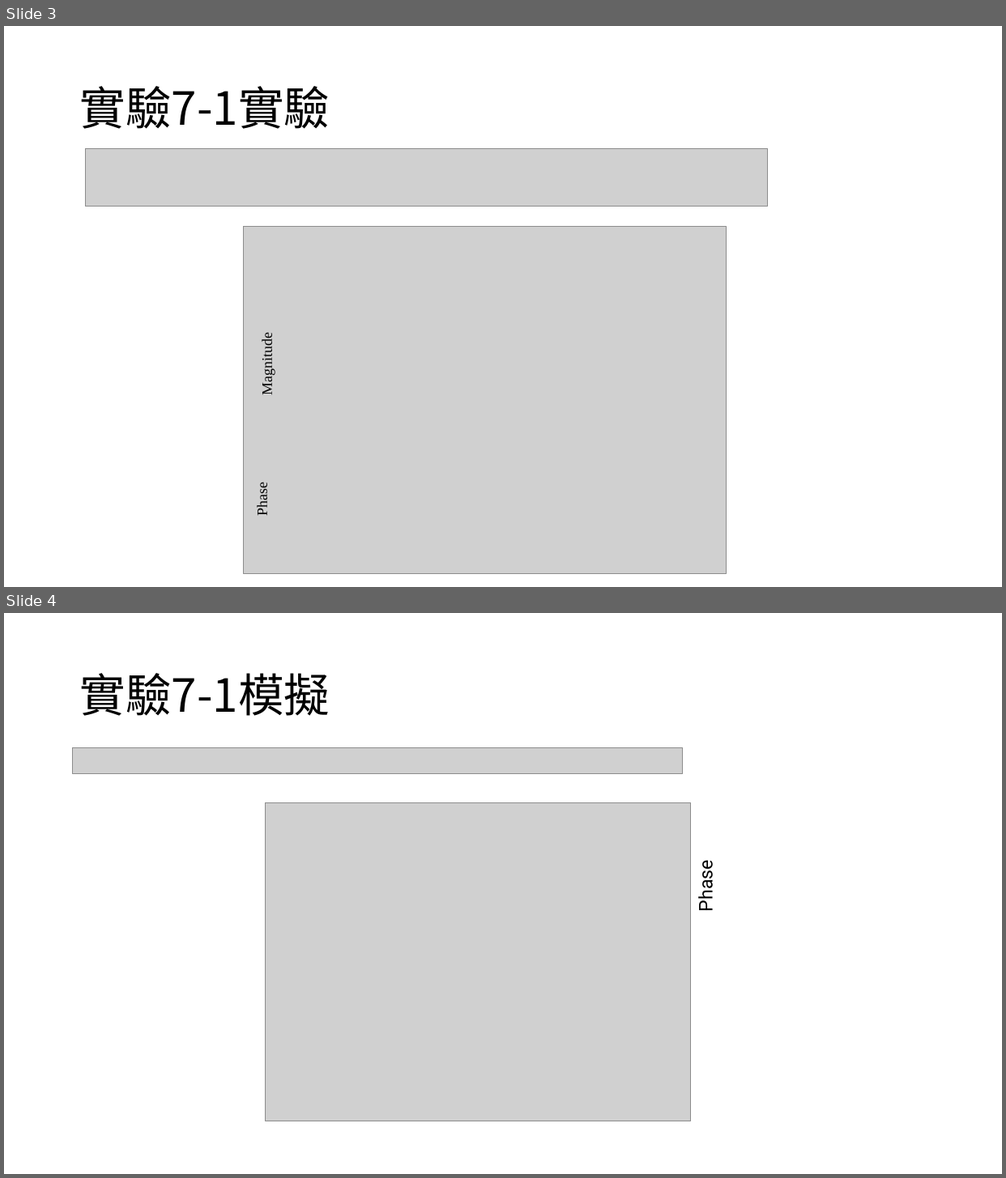
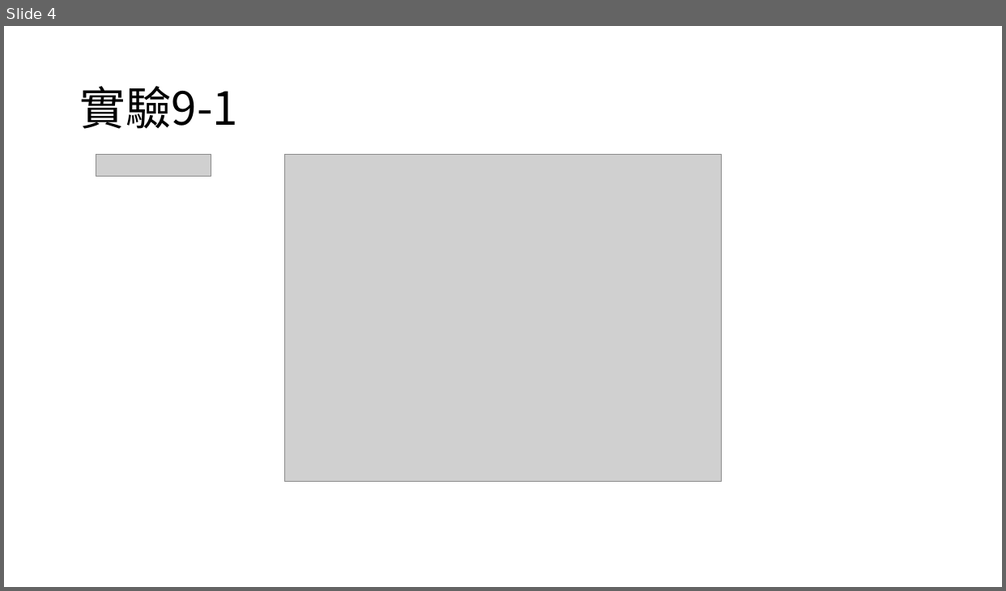
Before and after one commit to yeyi58095/control_lab, a slide deck: 實驗九/presentation/實驗九_第二組_葉彥辰_郭亮佑_蘇昱嘉.pptx. Shown one above the other, each under a label of ours: slides 3 and 4 before the commit, slide 4 after it. The pictures are 1006x1178 and 1006x591 pixels, drawn with LibreOffice and Linux fonts; fonts in the diff are those of the drawing; grey boxes stand for pictures. Boxes give left, top, right and bottom in pixels: in the first picture for what was removed or moved away, otherwise in the second. Text is boxed around its words. In the diff, an @@ line names an element or a change of style, - is before the commit and + after.

```diff
--- a/實驗九/presentation/實驗九_第二組_葉彥辰_郭亮佑_蘇昱嘉.pptx
+++ b/實驗九/presentation/實驗九_第二組_葉彥辰_郭亮佑_蘇昱嘉.pptx
@@ slide 4 removed at [4, 613, 1002, 1174], background #FFFFFF @@
@@ title removed at [80, 673, 330, 716] @@
-實驗7-1模擬
@@ picture removed at [73, 747, 683, 774] @@
@@ picture removed at [266, 803, 691, 1122] @@
@@ text removed at [692, 865, 717, 910] @@
-Phase
@@ what was slide 3 is now slide 4 @@
@@ slide 4 changed as well @@
@@ title at [80, 86, 238, 129]: text changed @@
-實驗7-1實驗
+實驗9-1
@@ picture removed at [86, 149, 769, 207] @@
@@ picture added at [96, 154, 211, 177] @@
@@ picture: place and size @@
-picture at [244, 227, 727, 574]
+picture at [285, 154, 721, 482]
@@ text removed at [259, 339, 275, 395] @@
-Magnitude
@@ text removed at [254, 485, 270, 515] @@
-Phase
```
Also in this commit, not shown: 1 other slide changed, 8 slides added, 5 other slides removed, 1 other file.
